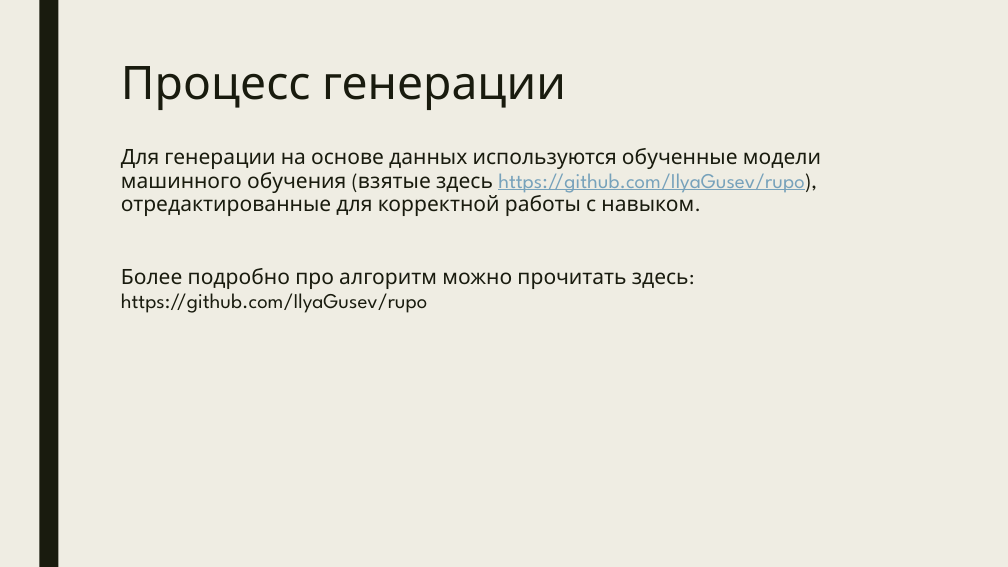
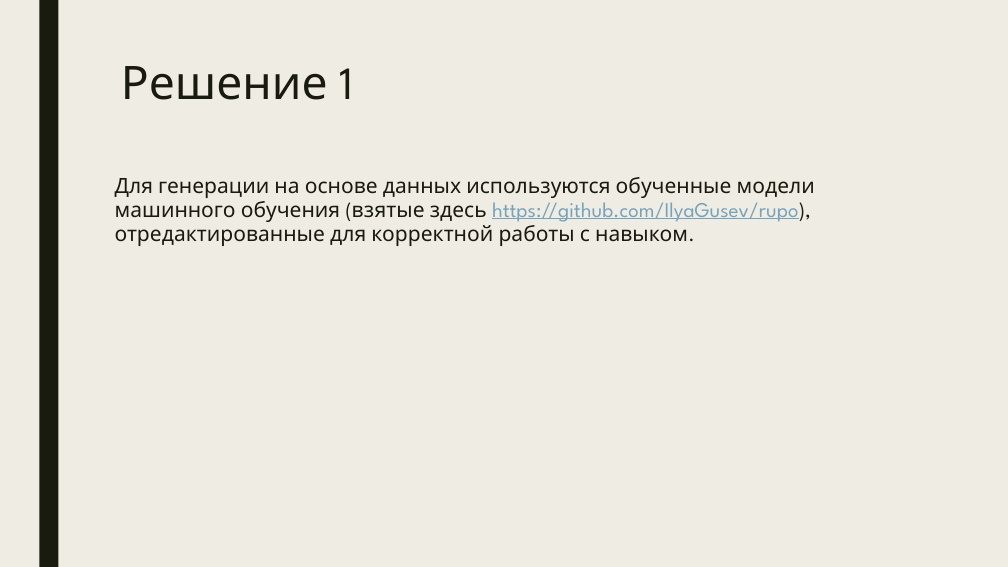
Before and after one commit to nsuglob/alice-generate-poems, a slide deck: slide 3 of doc_ru.pptx. Drawn at 1008x567 pixels with LibreOffice and Linux fonts; fonts in the diff are those of the drawing. Boxes give left, top, right and bottom in pixels: in the first picture for what was removed or moved away, otherwise in the second. Text is boxed around its words. In the diff, an @@ line names an element or a change of style, - is before the commit and + after.

```diff
--- a/doc_ru.pptx
+++ b/doc_ru.pptx
@@ text at (121, 66, 353, 100): text changed @@
-Процесс генерации
+Решение 1
@@ text "Для генерации на основе данных ...": place and size @@
-text "Для генерации на основе данных ..." at (121, 148, 821, 313)
+text "Для генерации на основе данных ..." at (115, 177, 815, 246)
@@ text at (121, 268, 689, 313): paragraph removed @@
-Более подробно про алгоритм можно прочитать здесь: https://github.com/IlyaGusev/rupo
```
Also in this commit, not shown: 2 other slides changed, 11 slides added.
